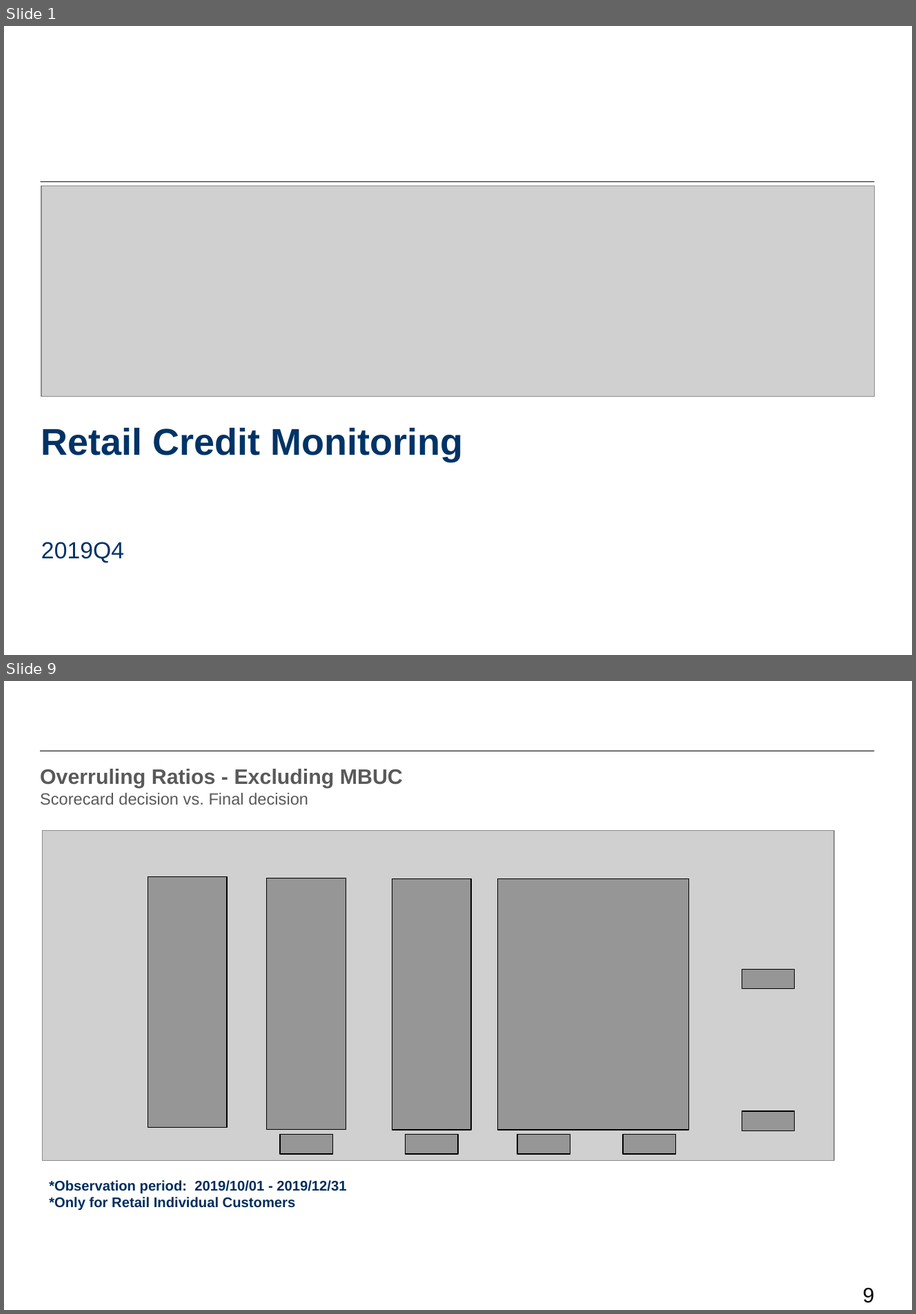
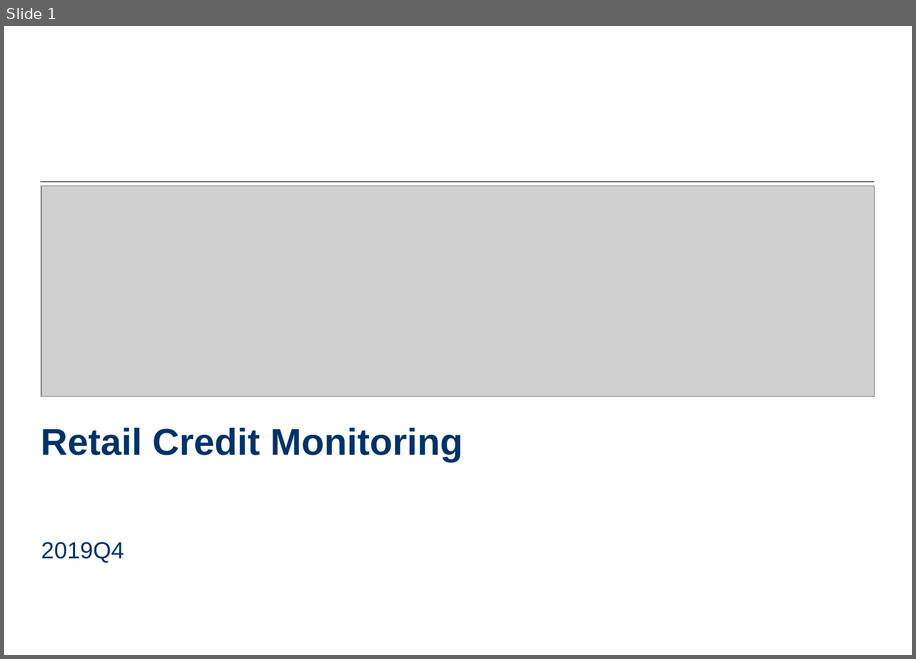
Before and after one commit to qpp852/WORK, a slide deck: Retail credit monitoring report_2019Q4.pptx. Shown one above the other, each under a label of ours: slides 1 and 9 before the commit, slide 1 after it; the slides between them are not shown. The pictures are 916x1314 and 916x659 pixels, drawn with LibreOffice and Linux fonts; fonts in the diff are those of the drawing; grey boxes stand for pictures; background and template pictures are left out. Boxes give left, top, right and bottom in pixels: in the first picture for what was removed or moved away, otherwise in the second. Text is boxed around its words. In the diff, an @@ line names an element or a change of style, - is before the commit and + after.

```diff
--- a/Retail credit monitoring report_2019Q4.pptx
+++ b/Retail credit monitoring report_2019Q4.pptx
@@ slide 9 removed at (4,681,912,1310), background #FFFFFF @@
@@ line removed from (40, 751) to (874, 751) @@
@@ title removed at (40,769,403,805) @@
-Overruling Ratios - Excluding MBUC
-Scorecard decision vs. Final decision
@@ picture removed at (43,830,835,1161) @@
@@ rectangle removed at (148,876,227,1127) @@
@@ rectangle removed at (268,878,346,1129) @@
@@ rectangle removed at (392,879,471,1129) @@
@@ rectangle removed at (498,879,689,1129) @@
@@ rectangle removed at (742,969,795,989) @@
@@ rectangle removed at (742,1111,795,1132) @@
@@ rectangle removed at (280,1134,332,1154) @@
@@ rectangle removed at (406,1134,459,1154) @@
@@ rectangle removed at (518,1134,570,1154) @@
@@ rectangle removed at (624,1134,677,1154) @@
@@ text removed at (49,1180,346,1210) @@
-*Observation period: 2019/10/01 - 2019/12/31
-*Only for Retail Individual Customers
@@ page number removed at (863,1287,875,1303) @@
-9
```
Also in this commit, not shown: 1 slide changed, 7 slides added, 6 other slides removed.
